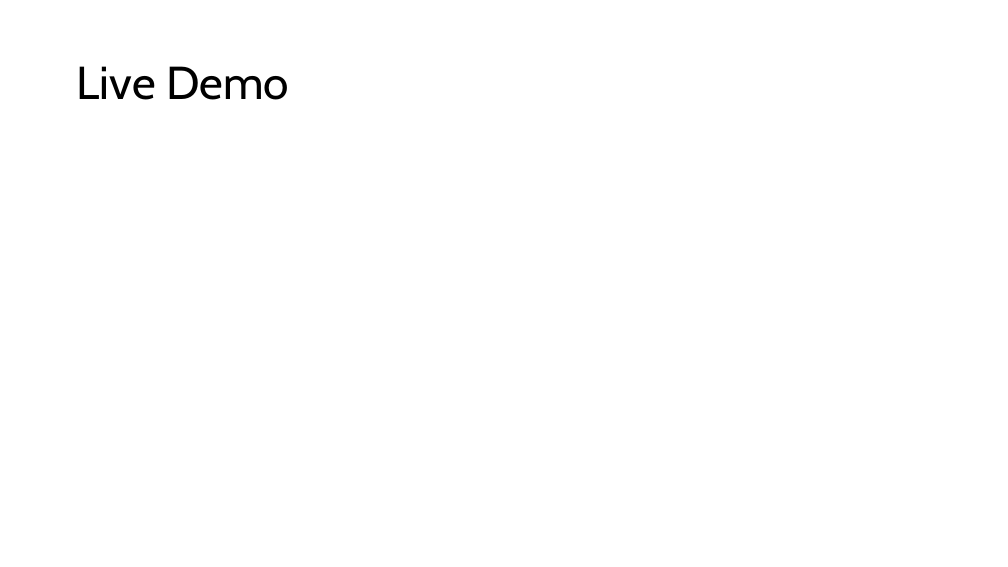
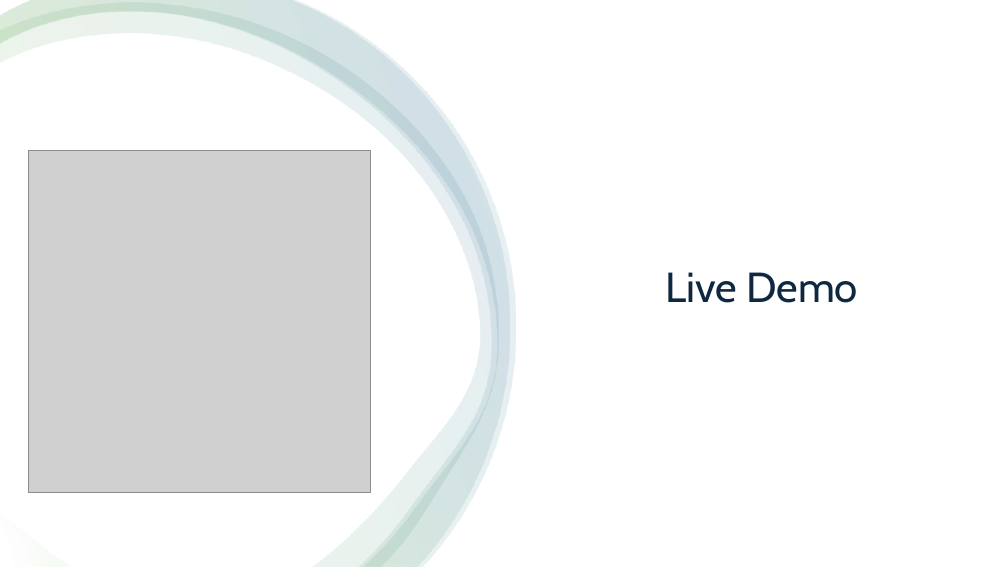
Before and after one commit to timsweeney7/enpm611-project-app, a slide deck: slide 21 of presentation/Presentation1.pptx (slide 19 before the commit). Drawn at 1008x567 pixels with LibreOffice and Linux fonts; fonts in the diff are those of the drawing; grey boxes stand for pictures. Boxes give left, top, right and bottom in pixels: in the first picture for what was removed or moved away, otherwise in the second. Text is boxed around its words. In the diff, an @@ line names an element or a change of style, - is before the commit and + after.

```diff
--- a/presentation/Presentation1.pptx
+++ b/presentation/Presentation1.pptx
@@ rectangle added at (0, 0, 1008, 567), fill #FFFFFF @@
@@ freeform shape added at (0, 3, 498, 567), fill gradient #FFFFFF to #4EA72E to #156082 @@
@@ freeform shape added at (0, 0, 510, 567), fill gradient #FFFFFF to #4EA72E to #156082 @@
@@ freeform shape added at (0, 0, 516, 566), fill gradient #FFFFFF to #4EA72E to #156082 @@
@@ picture added at (28, 150, 371, 493) @@
@@ title "Live Demo": place and size @@
-title "Live Demo" at (77, 66, 289, 100)
+title "Live Demo" at (665, 272, 858, 303)
@@ title "Live Demo" at (665, 272, 858, 303): size 44 to 40 pt, text colour #000000 to #0E2841; alignment left to centre; vertical alignment middle to top @@
```
Also in this commit, not shown: 4 other slides changed, 4 slides added, 1 slide removed.
